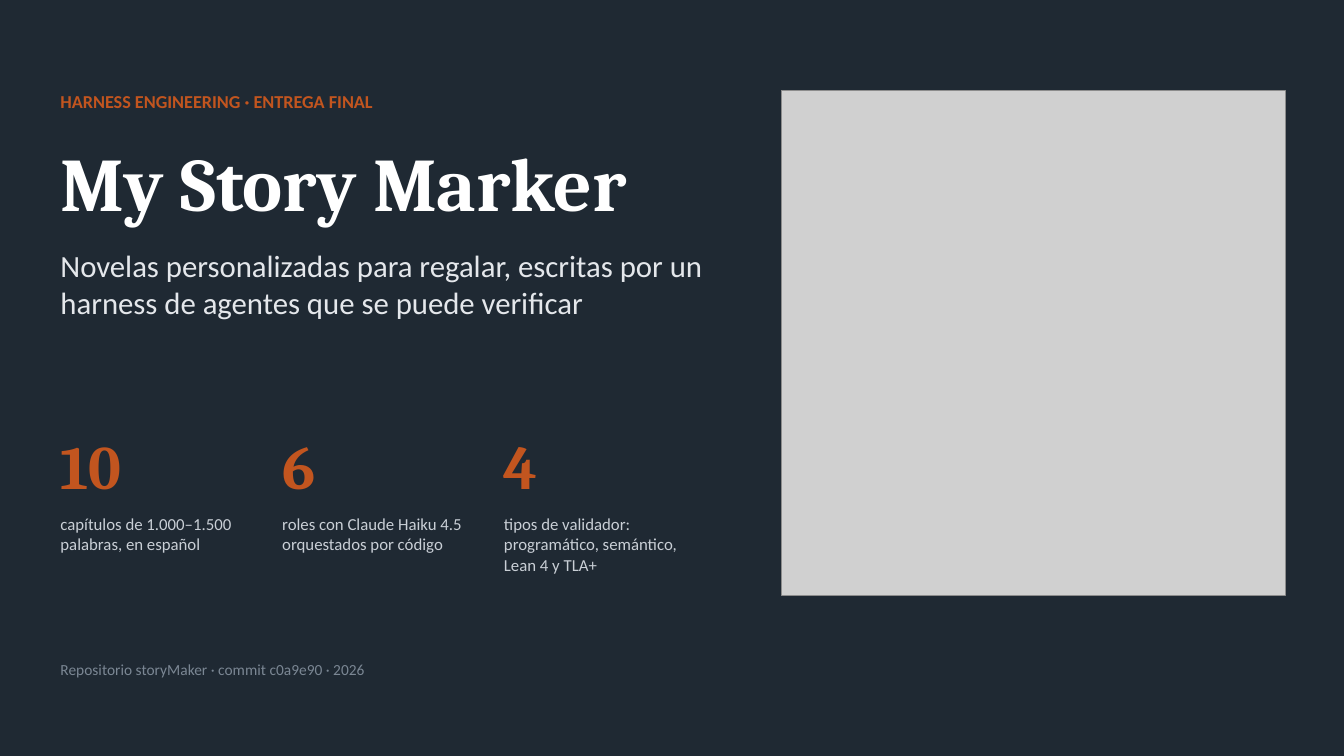
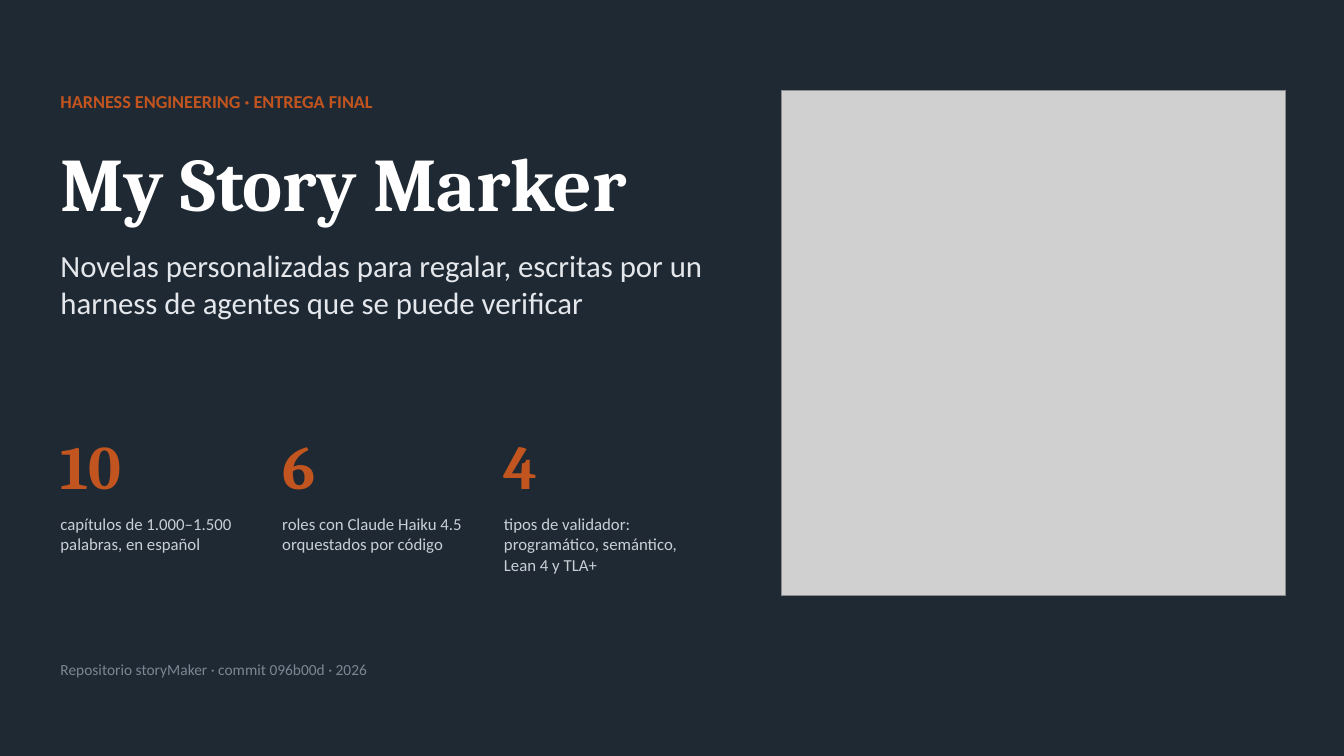
Before and after one commit to ignacio-hurtado-qaracter/My-Story-Marker, a slide deck: slide 1 of presentacion/presentacion.pptx. Drawn at 1344x756 pixels with LibreOffice and Linux fonts; fonts in the diff are those of the drawing; grey boxes stand for pictures. Boxes give left, top, right and bottom in pixels: in the first picture for what was removed or moved away, otherwise in the second. Text is boxed around its words. In the diff, an @@ line names an element or a change of style, - is before the commit and + after.

```diff
--- a/presentacion/presentacion.pptx
+++ b/presentacion/presentacion.pptx
@@ text at (60,664,367,678): text changed @@
-Repositorio storyMaker · commit c0a9e90 · 2026
+Repositorio storyMaker · commit 096b00d · 2026
```
Also in this commit, not shown: 3 other slides changed, 9 other files.
